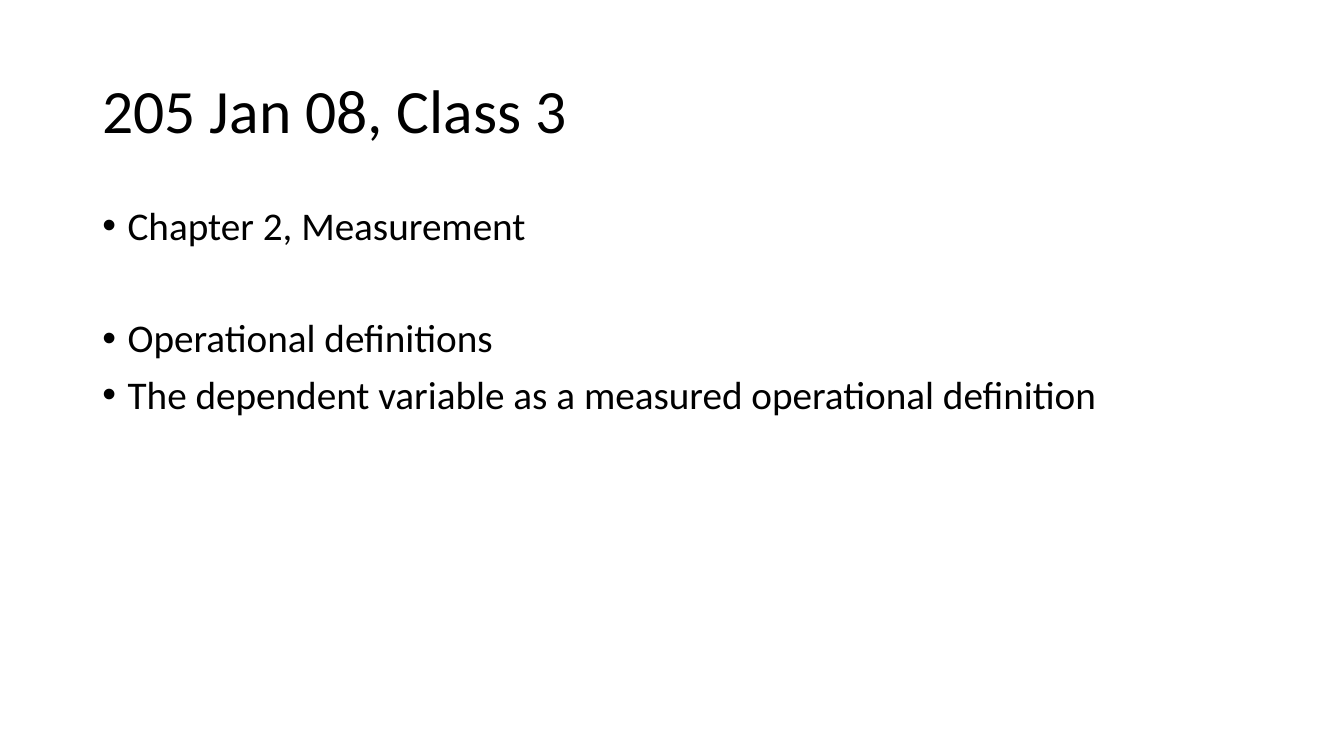
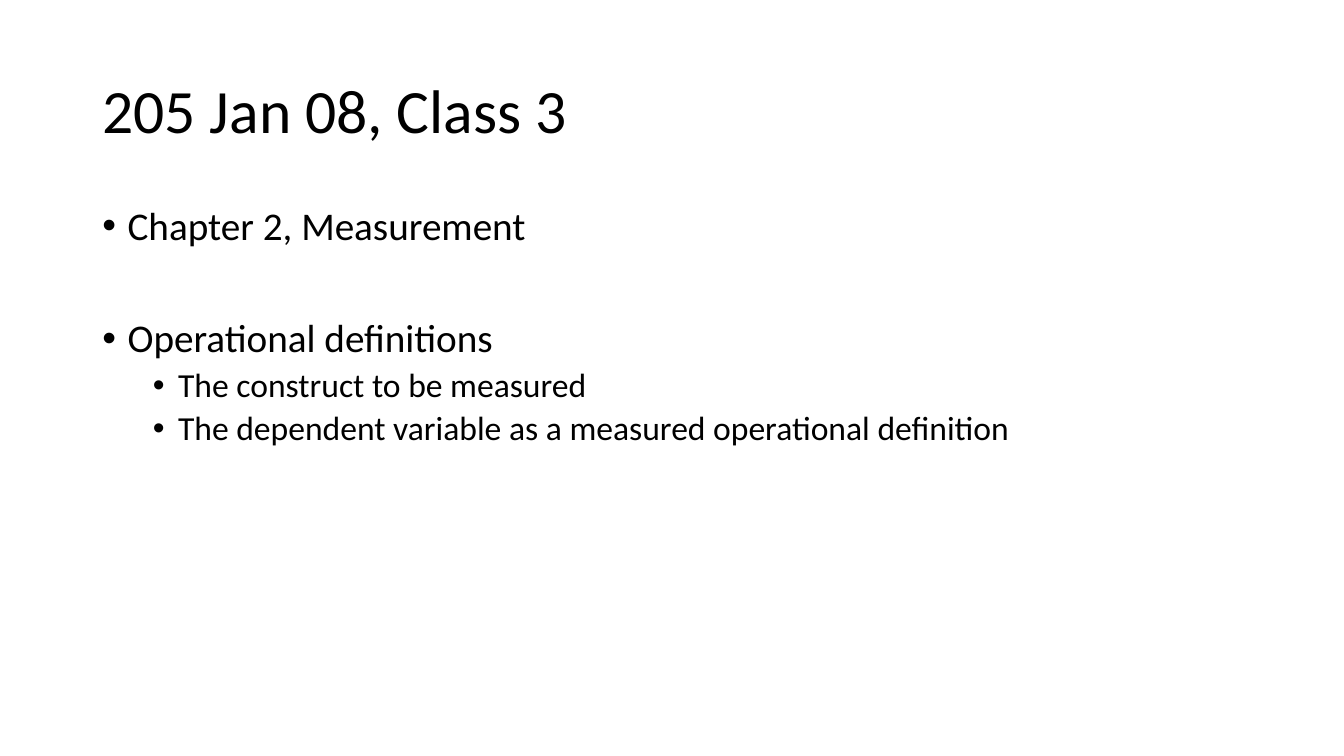
Before and after one commit to preber/Research-Methods, a slide deck: slide 1 of Class Slides 2024/Class 3.pptx. Drawn at 1344x756 pixels with LibreOffice and Linux fonts; fonts in the diff are those of the drawing. Boxes give left, top, right and bottom in pixels: in the first picture for what was removed or moved away, otherwise in the second. Text is boxed around its words. In the diff, an @@ line names an element or a change of style, - is before the commit and + after.

```diff
--- a/Class Slides 2024/Class 3.pptx
+++ b/Class Slides 2024/Class 3.pptx
@@ text at box(178, 373, 586, 398): paragraph added @@
+  • The construct to be measured
@@ text at box(178, 416, 1009, 446): size 28 to 24 pt in "The dependent variable as a measured operational ..."; list level 1 to 2 in "The dependent variable as a ..." @@
```
Also in this commit, not shown: 1 other slide changed, 5 other files.
